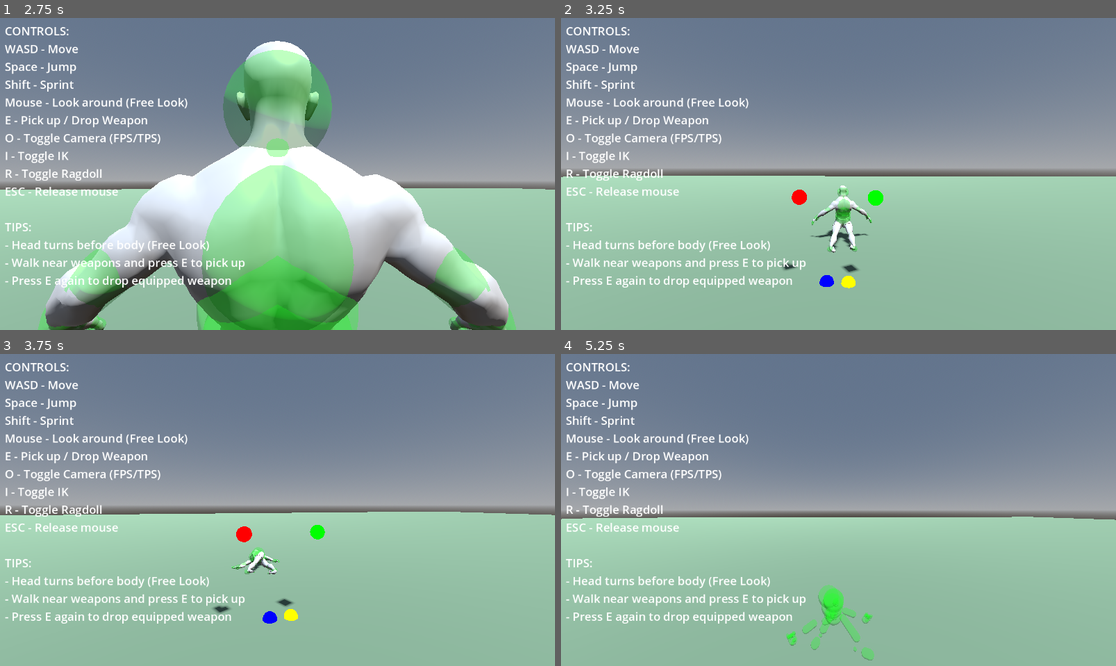
Above: before the commit, frames 1-4 (two rows, left to right).
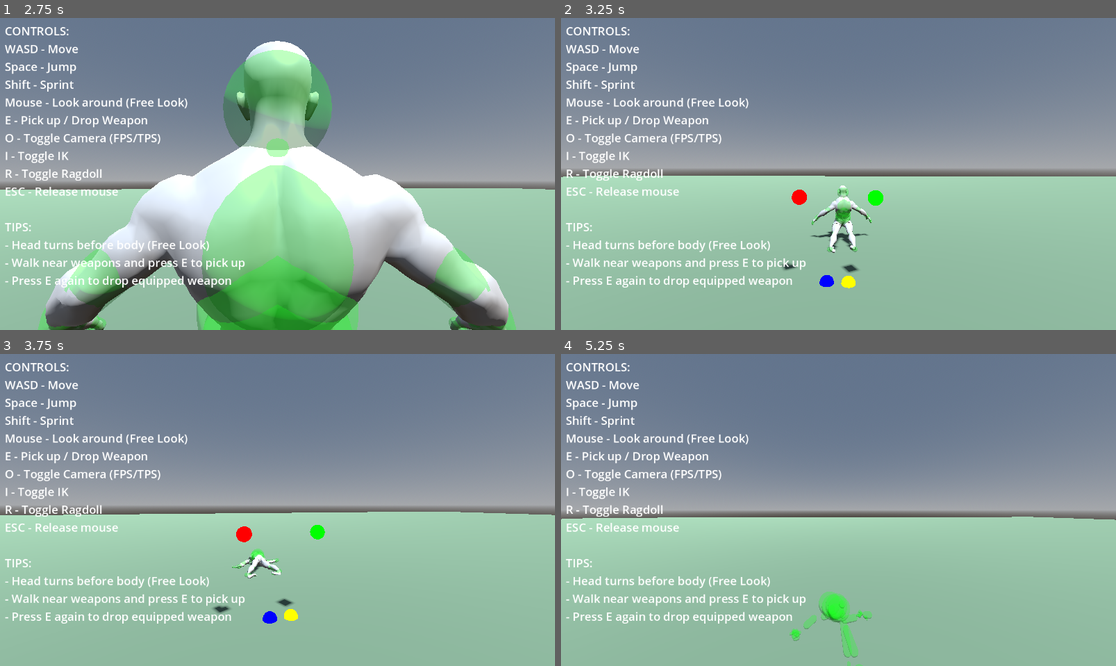
Above: after the commit, the same moments.

Repository: lmf-git/fpsikanimragdoll
Game: Godot game, scene res://world.tscn
Two runs of this game, one before a commit and one after it. Both use one fixed random seed, a clock stepped at 60 frames per second and the inputs below.
Inputs (mouse positions are in pixels of both pictures, inside the frame that each line leads up to):
- Up to frame 1 (2.75 s): tap Enter at 0.5 s; move the mouse to (305, 174) at 0.52 s; hold Shift (sprint) 0.53-1.28 s; hold W (move_forward) from 0.53 s (still down); tap Space (jump) at 0.77, 1.52 s; move the mouse to (249, 174) at 1.27 s; tap O (toggle_camera) at 1.35 s; move the mouse to (288, 167) at 2.02 s; hold I (toggle_ik) from 2.03 s (still down)
- Up to frame 2 (3.25 s): keep holding W (move_forward); move the mouse to (832, 180) at 2.77 s; release I (toggle_ik) at 2.78 s; tap R (toggle_ragdoll) at 2.85 s; tap Space (jump) at 3.02 s
- Up to frame 3 (3.75 s): keep holding W (move_forward); move the mouse to (316, 513) at 3.52 s; tap E at 3.6 s
- Up to frame 4 (5.25 s): keep holding W (move_forward); tap Space (jump) at 3.77, 4.52 s; move the mouse to (794, 506) at 4.27 s; tap Shift (sprint) at 4.35 s; move the mouse to (844, 510) at 5.02 s; hold O (toggle_camera) from 5.03 s (still down)

Frame 1 is identical in both runs. In frame 2, 0.2% of the frame differs, in the area x 45-57%, y 54-76%; in frame 3, 0.3%; in frame 4, 1.1%, in the area x 40-57%, y 73-100%.

Commit message:
Make pelvis/spine/torso completely rigid with zero movement
Upper body joints now have ZERO rotation limits:
- Hips/pelvis: 0° swing/twist (was 0.01°)
- Spine/torso: 0° swing/twist (was 0.01°)
- Neck: 0° swing/twist (was 0.01°)
- Head: 0° swing/twist (was 0.01°)
- Shoulders: 0° swing/twist (was 0.01°)

All upper body: damping = 1.0, bias = 1.0 (maximum rigidity)

Joint properties set to maximum rigidity:
- Softness: 0.0 (completely rigid, zero springiness)
- Relaxation: 1.0 (maximum stability)

Upper body physics damping maxed out:
- Linear damping: 1.0 (maximum movement resistance)
- Angular damping: 1.0 (maximum rotation resistance)

Pelvis, spine, torso, neck, head, and shoulders now behave as single completely rigid unit.

Diff:
--- a/character_controller.gd
+++ b/character_controller.gd
@@ -284,37 +284,37 @@
 		var damping = 0.95  # Very high damping = very stiff
 		var bias = 0.95     # Very high bias = rigid response
 
-		# Ultra-specific constraints - EXTREMELY tight, near-rigid!
+		# Ultra-specific constraints - COMPLETELY RIGID UPPER BODY!
 		if bone_suffix in ["Hips"]:
-			# Hips/pelvis - COMPLETELY LOCKED (no rotation at all)
-			swing_limit = deg_to_rad(0.01)
-			twist_limit = deg_to_rad(0.01)
-			damping = 0.99999
-			bias = 0.99999
+			# Hips/pelvis - ZERO MOVEMENT (completely locked)
+			swing_limit = 0.0
+			twist_limit = 0.0
+			damping = 1.0
+			bias = 1.0
 		elif bone_suffix in ["Spine", "Chest", "Upper_Chest"]:
-			# Spine/torso - COMPLETELY LOCKED (no rotation at all)
-			swing_limit = deg_to_rad(0.01)
-			twist_limit = deg_to_rad(0.01)
-			damping = 0.99999
-			bias = 0.99999
+			# Spine/torso - ZERO MOVEMENT (completely locked)
+			swing_limit = 0.0
+			twist_limit = 0.0
+			damping = 1.0
+			bias = 1.0
 		elif bone_suffix in ["Neck"]:
-			# Neck - COMPLETELY LOCKED (no rotation at all)
-			swing_limit = deg_to_rad(0.01)
-			twist_limit = deg_to_rad(0.01)
-			damping = 0.99999
-			bias = 0.99999
+			# Neck - ZERO MOVEMENT (completely locked)
+			swing_limit = 0.0
+			twist_limit = 0.0
+			damping = 1.0
+			bias = 1.0
 		elif bone_suffix in ["Head"]:
-			# Head - COMPLETELY LOCKED (no rotation at all)
-			swing_limit = deg_to_rad(0.01)
-			twist_limit = deg_to_rad(0.01)
-			damping = 0.99999
-			bias = 0.99999
+			# Head - ZERO MOVEMENT (completely locked)
+			swing_limit = 0.0
+			twist_limit = 0.0
+			damping = 1.0
+			bias = 1.0
 		elif "Shoulder" in bone_suffix:
-			# Shoulders - COMPLETELY LOCKED (no rotation at all)
-			swing_limit = deg_to_rad(0.01)
-			twist_limit = deg_to_rad(0.01)
-			damping = 0.99999
-			bias = 0.99999
+			# Shoulders - ZERO MOVEMENT (completely locked)
+			swing_limit = 0.0
+			twist_limit = 0.0
+			damping = 1.0
+			bias = 1.0
 		elif bone_suffix in ["Upper_Leg", "L_Upper_Leg", "R_Upper_Leg"]:
 			# Upper legs - very restricted hip
 			swing_limit = deg_to_rad(3)
@@ -379,15 +379,21 @@
 		# EXTREMELY stiff joints - nearly rigid skeleton
 		physical_bone.set("joint_constraints/bias", bias)
 		physical_bone.set("joint_constraints/damping", damping)
-		physical_bone.set("joint_constraints/softness", 0.001)  # Extremely rigid, not springy
-		physical_bone.set("joint_constraints/relaxation", 0.999)  # Very high stability
+		physical_bone.set("joint_constraints/softness", 0.0)  # Completely rigid, zero springiness
+		physical_bone.set("joint_constraints/relaxation", 1.0)  # Maximum stability
 
 		# Physics properties - add damping to resist all motion
 		physical_bone.mass = 1.0
 		physical_bone.friction = 1.0  # Maximum friction
 		physical_bone.bounce = 0.0
-		physical_bone.linear_damp = 0.8  # Strong resistance to linear movement
-		physical_bone.angular_damp = 0.99  # Extremely heavy resistance to rotation
+
+		# Apply extreme damping for upper body to prevent any rotation
+		if bone_suffix in ["Hips", "Spine", "Chest", "Upper_Chest", "Neck", "Head", "Shoulder", "L_Shoulder", "R_Shoulder"]:
+			physical_bone.linear_damp = 1.0  # Maximum resistance to movement
+			physical_bone.angular_damp = 1.0  # Maximum resistance to rotation
+		else:
+			physical_bone.linear_damp = 0.8  # Strong resistance to linear movement
+			physical_bone.angular_damp = 0.99  # Extremely heavy resistance to rotation
 
 		# CRITICAL: Set collision layers and masks for proper physics
 		physical_bone.collision_layer = 2  # Layer 2 for ragdoll parts
